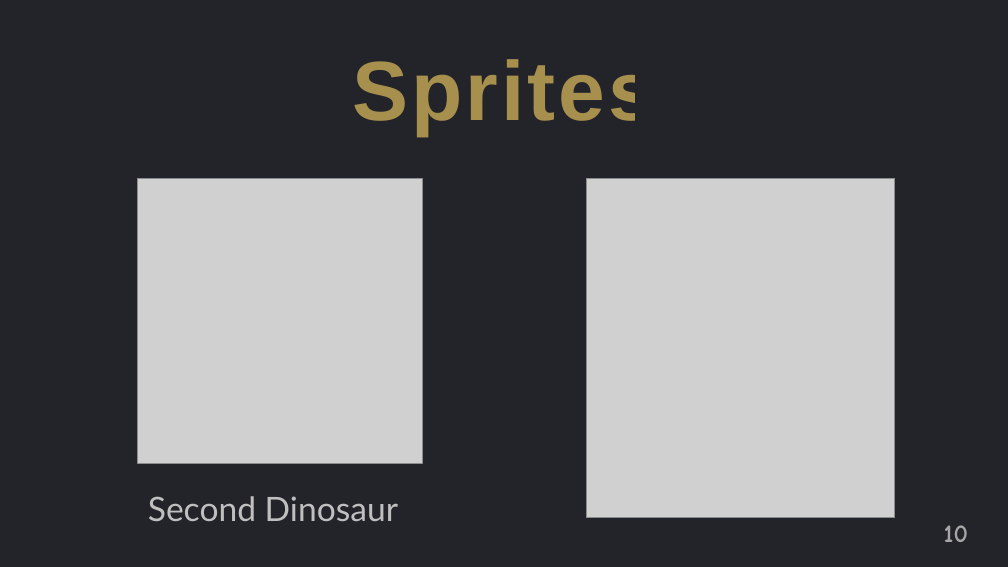
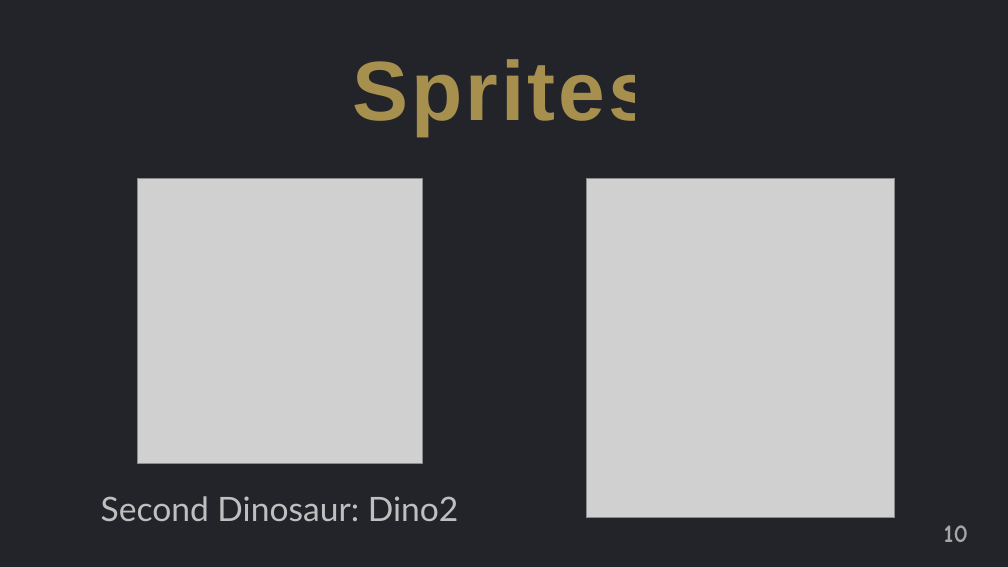
Before and after one commit to jguo108/My-Programming-Courses, a slide deck: slide 10 of Scratch for Newbies/Level2/1 Knock Knock/Note/Notes.pptx. Drawn at 1008x567 pixels with LibreOffice and Linux fonts; fonts in the diff are those of the drawing; grey boxes stand for pictures. Boxes give left, top, right and bottom in pixels: in the first picture for what was removed or moved away, otherwise in the second. Text is boxed around its words. In the diff, an @@ line names an element or a change of style, - is before the commit and + after.

```diff
--- a/Scratch for Newbies/Level2/1 Knock Knock/Note/Notes.pptx
+++ b/Scratch for Newbies/Level2/1 Knock Knock/Note/Notes.pptx
@@ text at (101, 496, 459, 521): text changed @@
-Second Dinosaur
+Second Dinosaur: Dino2
```
Also in this commit, not shown: 1 other slide changed, 19 slides added, 9 slides removed, 24 other files.
